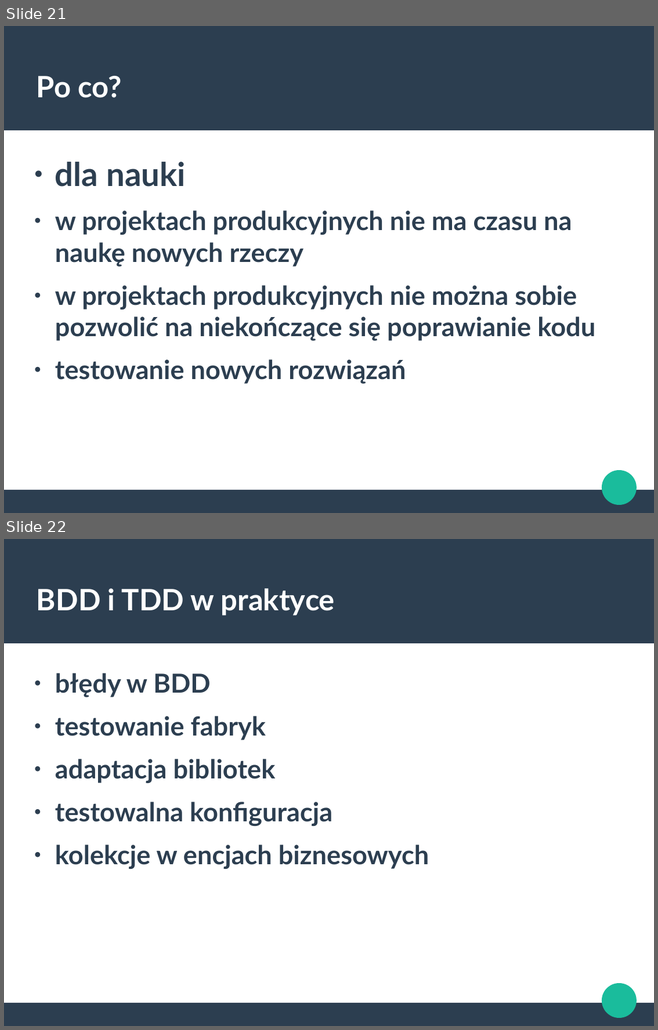
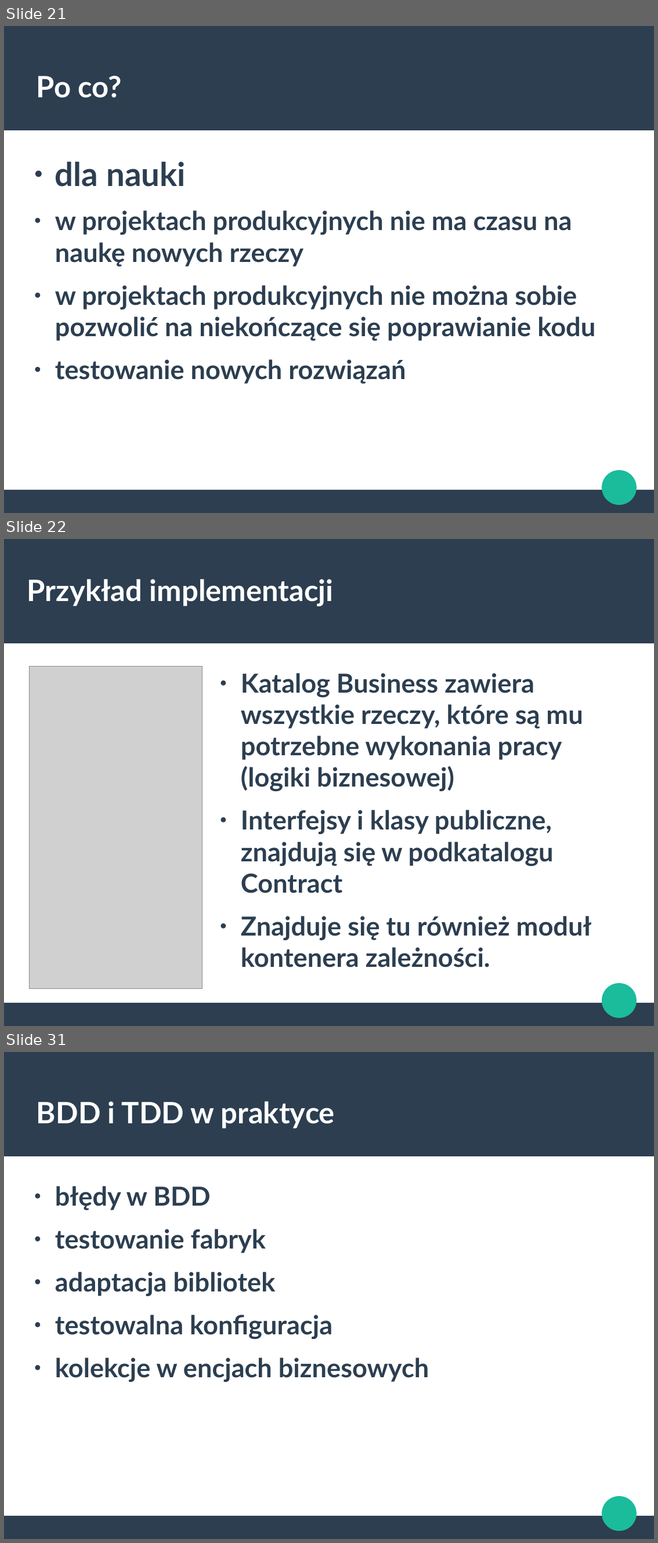
Before and after one commit to bartoszgolek/PHPers, a slide deck: Prezentacja PHPers.odp. Shown one above the other, each under a label of ours: slides 21 and 22 before the commit, slides 21, 22 and 31 after it; the slides between them are not shown. The pictures are 658x1030 and 658x1543 pixels, drawn with LibreOffice and Linux fonts; fonts in the diff are those of the drawing; grey boxes stand for pictures. Boxes give left, top, right and bottom in pixels: in the first picture for what was removed or moved away, otherwise in the second. Text is boxed around its words. In the diff, an @@ line names an element or a change of style, - is before the commit and + after.

```diff
--- a/Prezentacja PHPers.odp
+++ b/Prezentacja PHPers.odp
@@ slide 22 added at (4,539,654,1026), background #FFFFFF; not listed: 3 template elements that a slide beside it also shows @@
@@ title added at (27,579,333,606), 36 pt, text #FFFFFF, bold @@
+Przykład implementacji
@@ picture added at (30,667,202,989) @@
@@ text added at (241,673,592,968), 32 pt, text #2C3E50, bold @@
+● Katalog Business zawiera wszystkie rzeczy, które są mu potrzebne wykonania pracy (logiki biznesowej)
+● Interfejsy i klasy publiczne, znajdują się w podkatalogu Contract
+● Znajduje się tu również moduł kontenera zależności.
@@ what was slide 22 is now slide 31 @@
```
Also in this commit, not shown: 2 slides changed, 14 other slides added, 13 other files.
